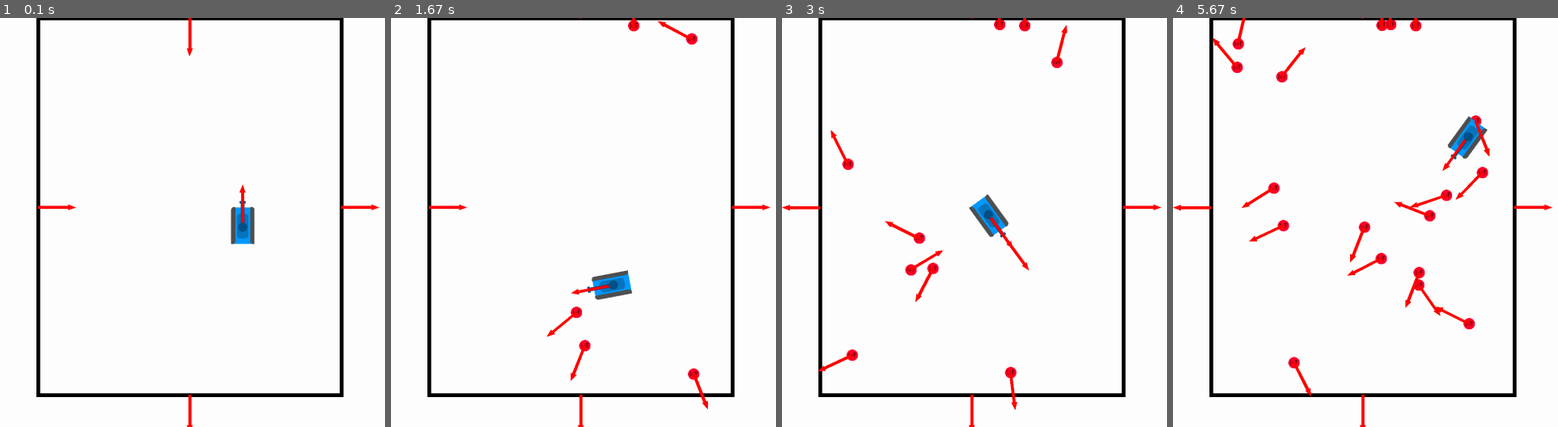
Above: before the commit, frames 1-4 (left to right).
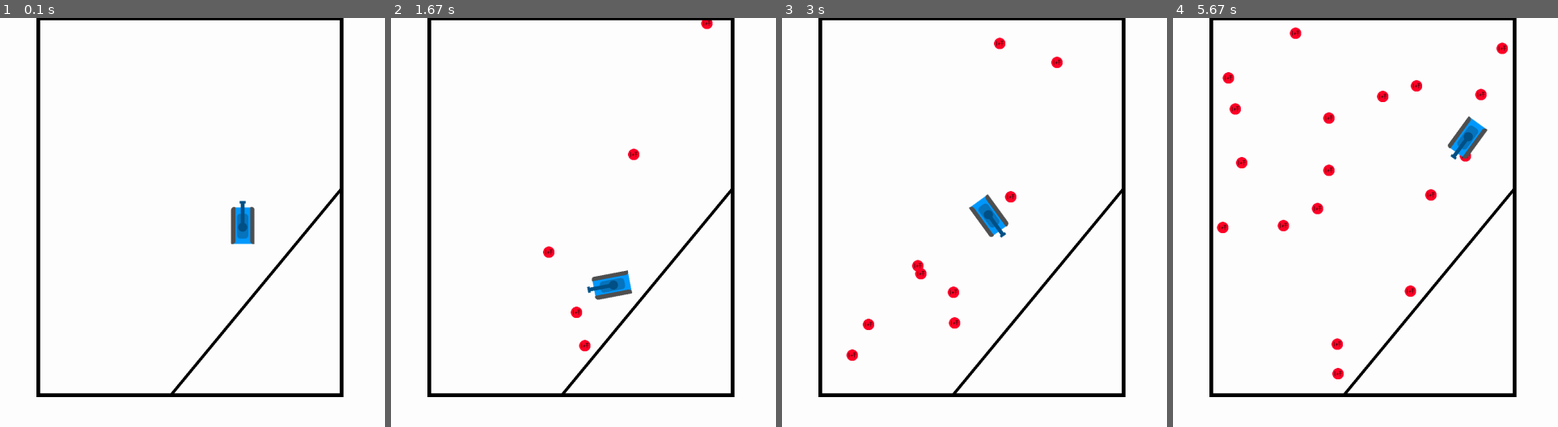
Above: after the commit, the same moments.

Repository: hoischreck/tankClash
Game: pygame game, started from main.py
The game is run twice, just before and just after one commit, with the same random seed, the same clock (stepped at 60 frames per second) and the same inputs.
Inputs:
- Up to frame 1 (0.1 s): no input
- Up to frame 2 (1.67 s): tap Space at 0.33, 0.73, 1.03, 1.23, 1.57 s; hold D 0.67-1.13 s; hold W 1.17-1.47 s; hold D from 1.5 s (still down)
- Up to frame 3 (3 s): tap Space at 1.87, 2.07, 2.37, 2.63, 2.97 s; release D at 1.97 s; hold A 2-2.53 s; hold S 2.57-2.87 s; hold A from 2.9 s (still down)
- Up to frame 4 (5.67 s): tap Space at 3.27, 3.4, 3.8, 4.1, 4.47, 4.87, 5.17, 5.37 s; release A at 3.3 s; hold W 3.33-3.7 s; hold D 3.73-4.37 s; hold S 4.4-4.77 s; hold A 4.8-5.27 s; hold D from 5.3 s (still down)

The runs differ from the first frame. In frame 1, 1.0% of the frame differs, in the area x 9-99%, y 0-100%; in frame 2, 1.7%; in frame 3, 2.6%; in frame 4, 4.4%, in the area x 0-99%, y 0-100%.

Commit message:
finished projectile wall collision system

Diff:
--- a/PygameCollection/game.py
+++ b/PygameCollection/game.py
@@ -22,14 +22,14 @@
 			i.draw()
 
 class Base2DGame(ABC):
-	def __init__(self, name="[PLACEHOLDER]"):
+	def __init__(self, name="[PLACEHOLDER]", tps=60):
 		self.name = name
 		self.windowSize = (1920, 1080)
 		self.w, self.h = self.windowSize
 		self.windowCaption = "WindowCaption"
 		self.backgroundColor = (255, 255, 255)
 
-		self.tps = 60
+		self.tps = tps
 
 		self.drawingQueue: BaseDrawingQueue = BaseDrawingQueue()
 		self.key: Keys = None
--- a/PygameCollection/math.py
+++ b/PygameCollection/math.py
@@ -30,7 +30,7 @@
 
 	# self is projected on to v2
 	def projectionLength(self, v2):
-		return self.magnitude()*self.enclosedAngle(v2)
+		return self.magnitude()*cos(self.enclosedAngle(v2))
 
 	def slope(self):
 		if self.x == 0:
@@ -129,7 +129,9 @@
 	# v1 is projected on to v2
 	@classmethod
 	def fromProjection(cls, v1, v2):
-		return Vector2D.copy(v2) * v1.projectionLength(v2)
+		c = Vector2D.copy(v2)
+		c.toUnitVec()
+		return  c * v1.projectionLength(v2)
 
 	# v1 is reflected at v2
 	@classmethod
--- a/PygameCollection/utils.py
+++ b/PygameCollection/utils.py
@@ -33,6 +33,7 @@
     vectors = list()
     points = list()
 
+    #todo: refine this
     if scale:
         length *= vector.magnitude()
 
--- a/ammo.py
+++ b/ammo.py
@@ -27,23 +27,16 @@
 		self.pos += self.dir * self.v
 		super().update()
 
-		#todo: collision system fails calculation
 		if (wall := self.game.map.hitsWall(self)):
+			print(wall.start, wall.end)
 			self.pos = oldPos
 			# handle reflection -> 1.) calc norm vector 2.) compare with direction of shot 3.) combine into a new direction vector
 			normVec = wall.norm
 			if self.dir.enclosedAngle(normVec) > pi/2:
 				normVec.toCounter()
-			from PygameCollection.math import rad2deg
 			v = Vector2D.fromSymReflection(self.dir, normVec)
 			v.toUnitVec()
 			v.toCounter()
-			a, b = rad2deg(self.dir.enclosedAngle(normVec)), rad2deg(v.enclosedAngle(Vector2D.asCounterVector(normVec)))
-			d = abs(a-b)
-			print(a, b, d)
-			# if d > 60:
-			# 	print(wall.start, wall.end)
-			# 	quit()
 			self.dir = v
 
 # AMMO-classes ---------
--- a/main.py
+++ b/main.py
@@ -91,8 +91,8 @@
 			self.game.drawingQueue.append(projectile)
 
 class TankClash(Base2DGame):
-	def __init__(self):
-		super().__init__()
+	def __init__(self, *args, **kwargs):
+		super().__init__(*args, **kwargs)
 		self.players = set()
 		self.controls = {}
 
@@ -104,6 +104,7 @@
 		self.map.addWallV((100, 0), 1000)
 		self.map.addWallH((100, 995), 800)
 		self.map.addWallH((100, 0), 800)
+		self.map.addWall((450, 995), (900, 450))
 		self.drawingQueue.insert(0, self.map)
 
 		p1 = Player("Ivo", 1, self)
@@ -156,15 +157,15 @@
 		# player wall collisions
 
 		#print(f"computation time {default_timer()-start}s")
-		for w in self.map.walls:
-			showVector(self.screen, w.norm, (w.start.x+w.end.x)/2, (w.start.y+w.end.y)/2)
+		# for w in self.map.walls:
+		# 	showVector(self.screen, w.norm, (w.start.x+w.end.x)/2, (w.start.y+w.end.y)/2)
 
 		for player in self.players:
-			showVecDirSprite(player.tank)
+			#showVecDirSprite(player.tank)
 			toBeRemoved = set()
 			# checks bullet timeout
 			for b in player.tank.ammo.activeShots:
-				showVecDirSprite(b)
+				#showVecDirSprite(b)
 				if b.hasExpired():
 					toBeRemoved.add(b)
 
@@ -172,8 +173,6 @@
 				player.tank.ammo.kill(i)
 				self.drawingQueue.remove(i)
 
-
-
 if __name__ == "__main__":
 	g = TankClash()
 	g.run()
--- a/map.py
+++ b/map.py
@@ -53,10 +53,11 @@
 	def addWallV(self, start, length):
 		self.addWall(start, (start[0], start[1]+length))
 
+	#todo: distances a calculated falsely (see diagonal wall)
 	def _distanceToWall(self, x, y, wall):
 		m = (wall.end-wall.start).slope()
 		xp = wall.start.x if m is None else (m**2*wall.start.x+x-m*(wall.start.y-y))/(m**2+1)
-		yp = y if m is None else m*xp+(wall.start.y)
+		yp = y if m is None else m*(xp-wall.start.x)+wall.start.y
 		return Point2D.distance(x, y, xp, yp)
 
 	def draw(self, surface=None):
